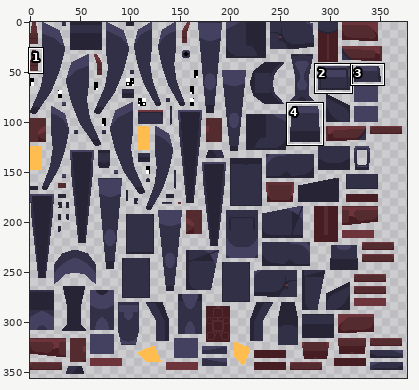
Two versions of one sprite sheet, QB-10 Bioweapon.png. The picture above shows the old version from afar; the outline marks the close-up.
Close-up. The starting point:
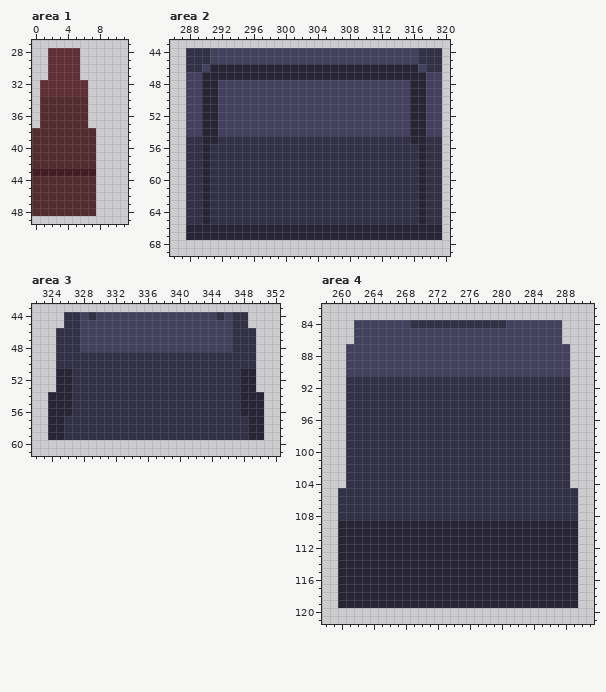
The file is 512x512 pixels. Colours within 5 levels of each other are drawn and written as one. Shown: area 1: x 0..11, y 27..49; area 2: x 286..320, y 43..69; area 3: x 322..352, y 43..61; area 4: x 258..291, y 82..121. The wide view leaves out empty margins. The commit also changed other parts of the picture, which this record leaves out.
New version:
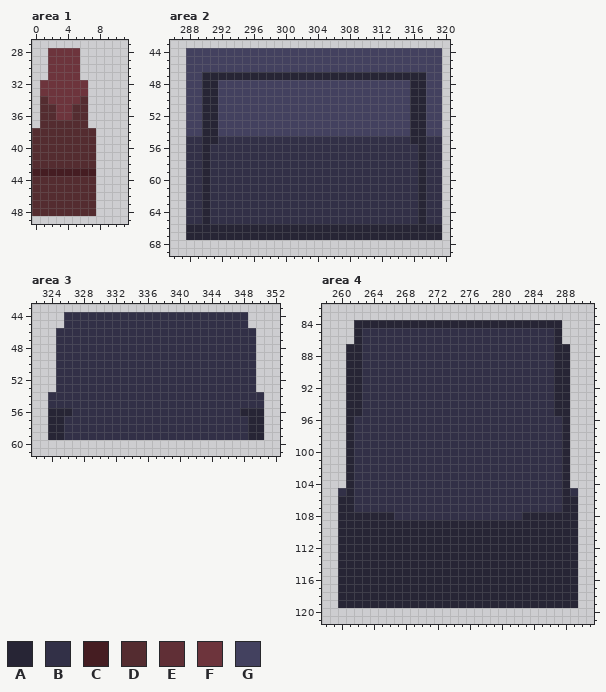
Palette (. is transparent): A #272535  B #323047  C #451d22  D #542c30  E #602f36  F #6d343c  G #43415f
Diff:
Area 1:
y 28..31: x 2..5 EEEE -> FFFF
y 32..33: x 1..6 EEEEEE -> FFFFFF
y 34: x 2..5 DDDD -> FFFF
y 35..36: x 3..4 DD -> FF
Area 2:
y 44..45: x 288..290 BBB -> GGG; x 317..319 BBB -> GGG
y 46: x 288..289 BB -> GG; x 291..316 AAAAAAAAAAAAAAAAAAAAAAAAAA -> GGGGGGGGGGGGGGGGGGGGGGGGGG; x 318..319 BB -> GG
Area 3:
y 44: x 328 G -> B; x 330..344 GGGGGGGGGGGGGGG -> BBBBBBBBBBBBBBB; x 346 G -> B
y 45..48: x 328..346 GGGGGGGGGGGGGGGGGGG -> BBBBBBBBBBBBBBBBBBB
y 51..53: x 325..326 AA -> BB; x 348..349 AA -> BB
y 54..55: x 324..326 AAA -> BBB; x 348..350 AAA -> BBB
Area 4:
y 84: x 262..287 GGGGGGGBBBBBBBBBBBBGGGGGGG -> AAAAAAAAAAAAAAAAAAAAAAAAAA
y 85..86: x 262..287 GGGGGGGGGGGGGGGGGGGGGGGGGG -> ABBBBBBBBBBBBBBBBBBBBBBBBA
y 87..90: x 261..288 GGGGGGGGGGGGGGGGGGGGGGGGGGGG -> AABBBBBBBBBBBBBBBBBBBBBBBBAA
y 91..95: x 261..262 BB -> AA; x 287..288 BB -> AA
y 96..105: x 261 B -> A; x 288 B -> A
y 106..107: x 260..261 BB -> AA; x 288..289 BB -> AA
y 108: x 260..266 BBBBBBB -> AAAAAAA; x 283..289 BBBBBBB -> AAAAAAA
Changed places in both close-ups, as pixel boxes (x1, y1, x2, y2):
changed: (40, 48, 88, 120)
changed: (186, 48, 442, 72)
changed: (48, 312, 264, 408)
changed: (338, 320, 578, 520)
